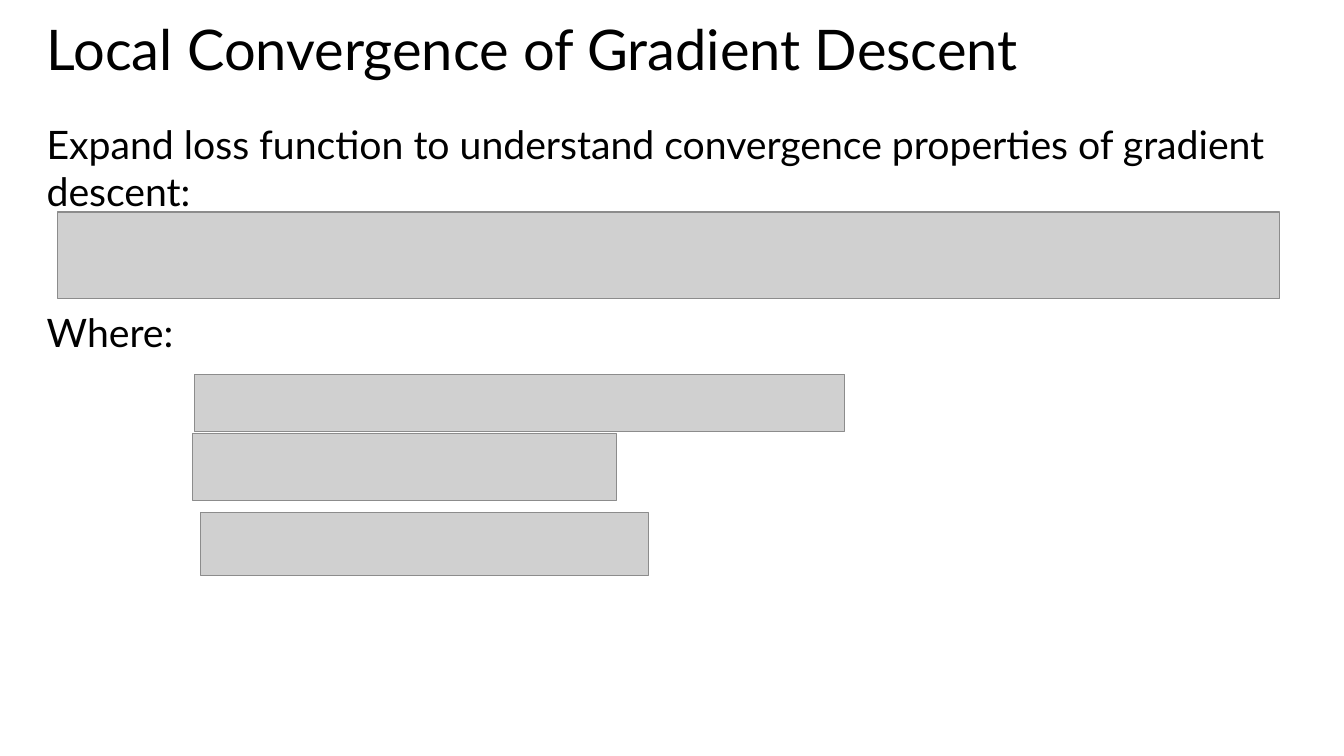
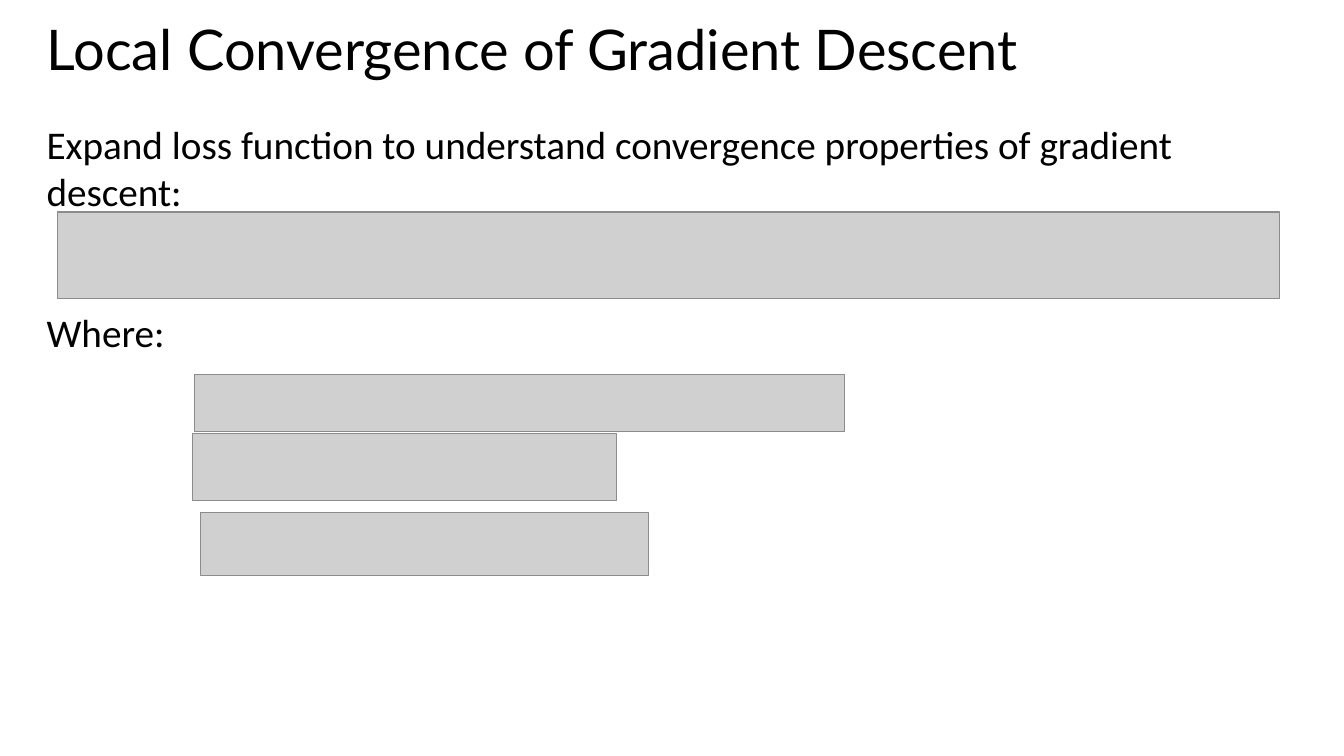
Before and after one commit to StephenElston/CSCI-E25, a slide deck: slide 13 of SupplementaryMaterial/OptimizationForDeepLearning.pptx. Drawn at 1344x756 pixels with LibreOffice and Linux fonts; fonts in the diff are those of the drawing; grey boxes stand for pictures. Boxes give left, top, right and bottom in pixels: in the first picture for what was removed or moved away, otherwise in the second. Text is boxed around its words. In the diff, an @@ line names an element or a change of style, - is before the commit and + after.

```diff
--- a/SupplementaryMaterial/OptimizationForDeepLearning.pptx
+++ b/SupplementaryMaterial/OptimizationForDeepLearning.pptx
@@ text "Expand loss function to understand ..." at box(47, 131, 1172, 216): font Lato to Calibri @@
@@ text "Where:" at box(47, 319, 165, 348): font Lato to Calibri @@
```
Also in this commit, not shown: 23 other slides changed.
